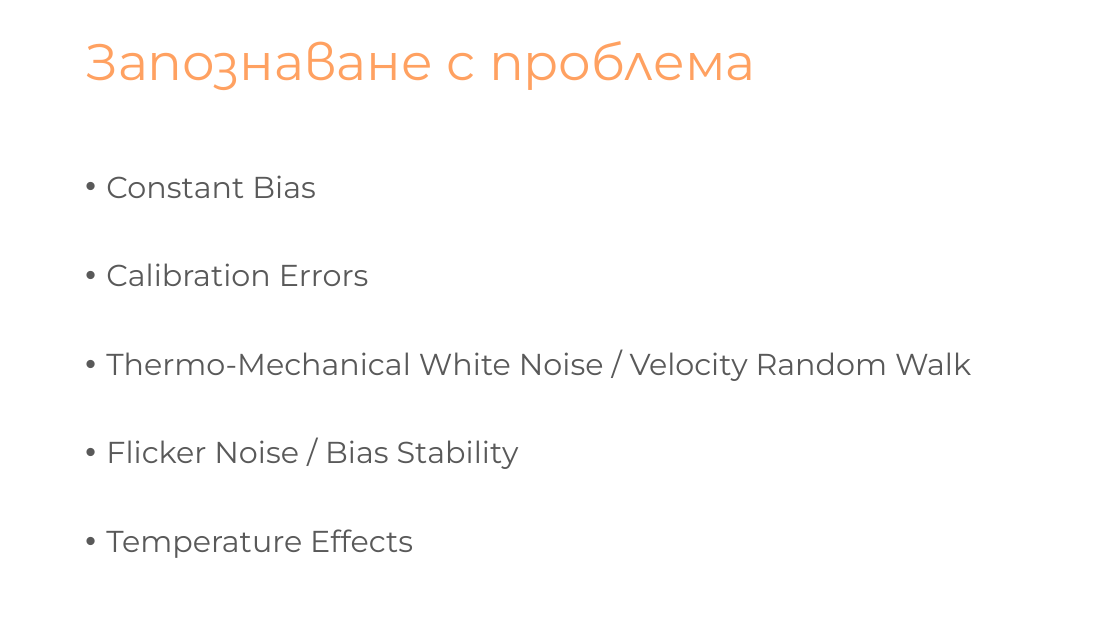
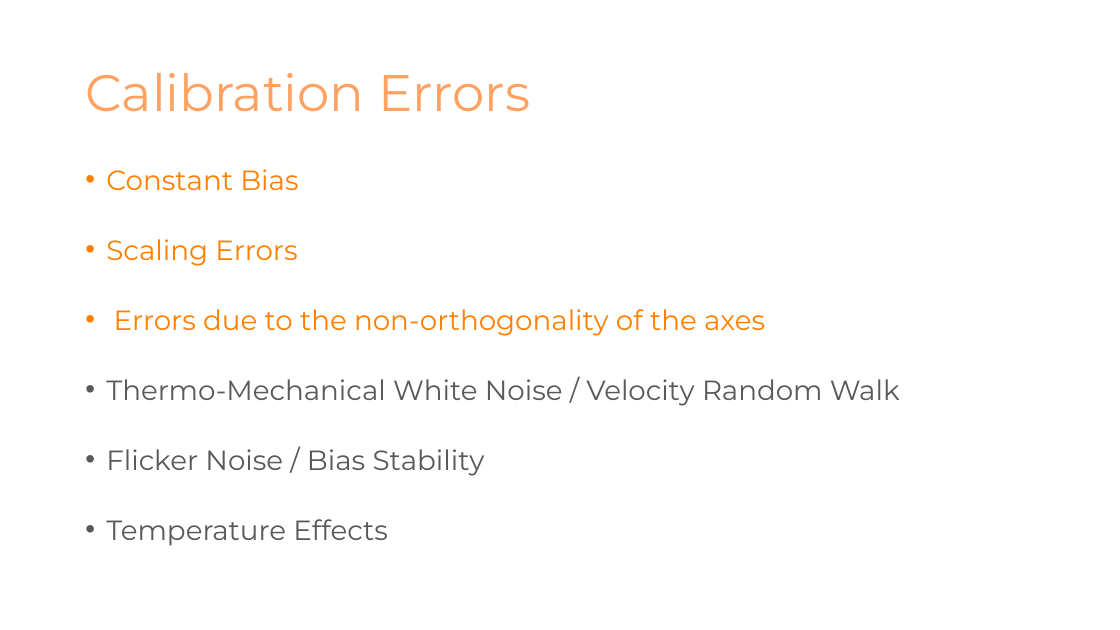
Before and after one commit to NikolaTotev/AMMRP-Course-Project, a slide deck: slide 5 of Presentation Materials/Калибриране на MEMS Акселерометри.pptx. Drawn at 1120x630 pixels with LibreOffice and Linux fonts; fonts in the diff are those of the drawing. Boxes give left, top, right and bottom in pixels: in the first picture for what was removed or moved away, otherwise in the second. Text is boxed around its words. In the diff, an @@ line names an element or a change of style, - is before the commit and + after.

```diff
--- a/Presentation Materials/Калибриране на MEMS Акселерометри.pptx
+++ b/Presentation Materials/Калибриране на MEMS Акселерометри.pptx
@@ title at (85,73,530,112): text changed @@
-Запознаване с проблема
+Calibration Errors
@@ text at (106,169,900,546): size 25.9 to 23.8 pt in "Constant Bias", "Thermo-Mechanical White Noise / Velocity Random Walk", "Flicker Noise / Bias Stability", "Temperature Effects"; text colour #595959 to #FF8000 in "Constant Bias"; line spacing 0.9 to 0.7 @@
@@ text at (106,239,765,336): text changed; size 25.9 to 23.8 pt; text colour #595959 to #FF8000 @@
-• Calibration Errors
+• Scaling Errors
+• Errors due to the non-orthogonality of the axes
```
Also in this commit, not shown: 1 other slide changed, 10 slides added, 8 slides removed, 28 other files.
